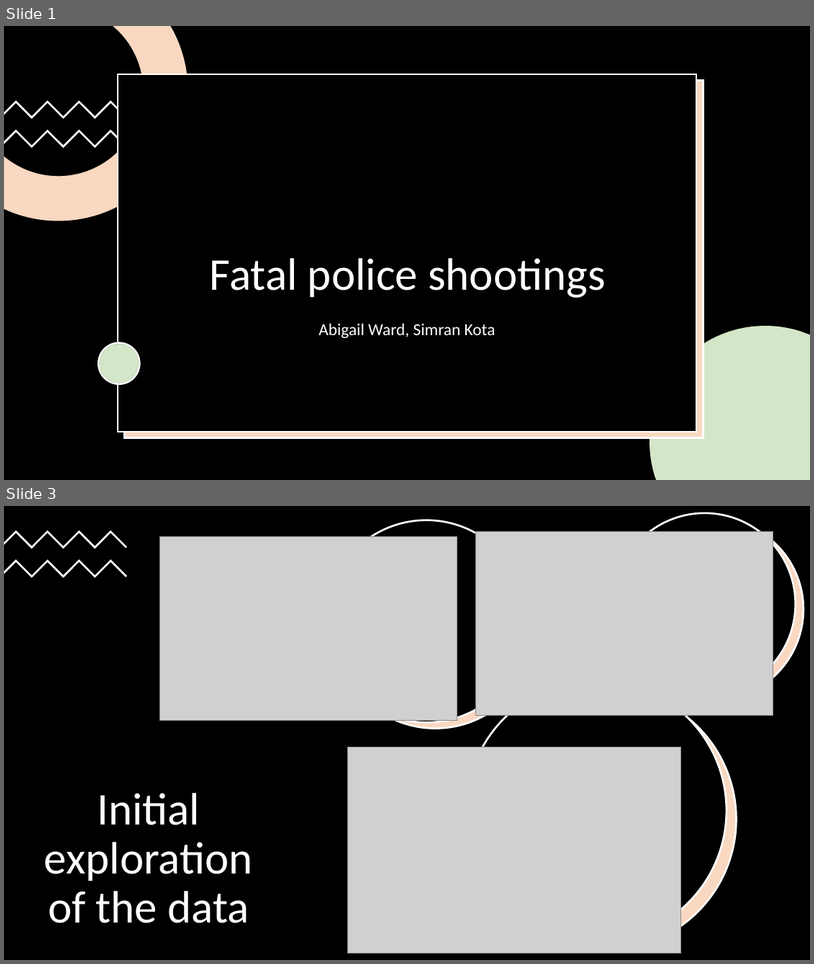
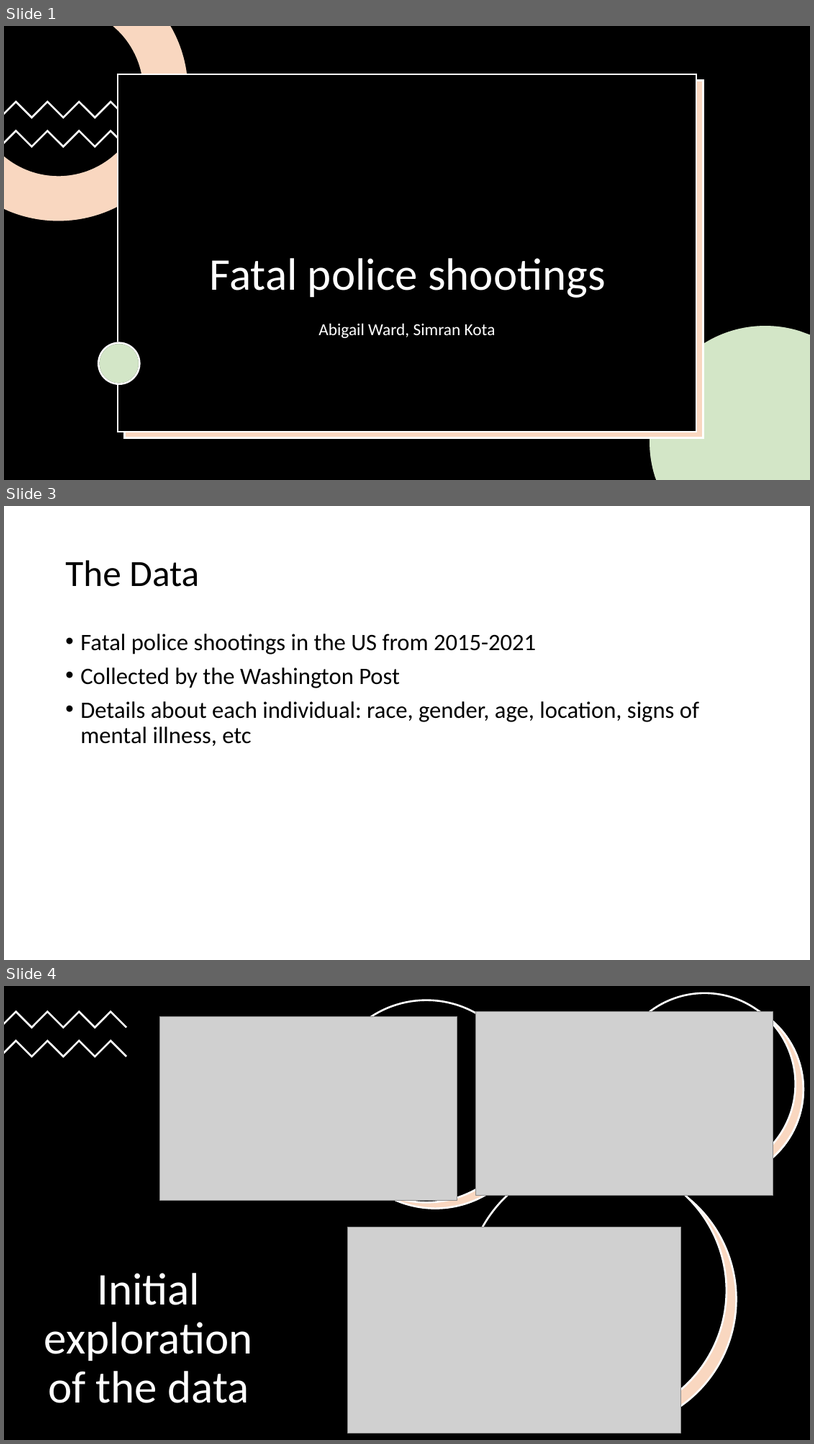
Before and after one commit to simrankota/comp4441_final, a slide deck: Final4441_presentation.pptx. Shown one above the other, each under a label of ours: slides 1 and 3 before the commit, slides 1, 3 and 4 after it; the slides between them are not shown. The pictures are 814x964 and 814x1444 pixels, drawn with LibreOffice and Linux fonts; fonts in the diff are those of the drawing; grey boxes stand for pictures. Boxes give left, top, right and bottom in pixels: in the first picture for what was removed or moved away, otherwise in the second. Text is boxed around its words. In the diff, an @@ line names an element or a change of style, - is before the commit and + after.

```diff
--- a/Final4441_presentation.pptx
+++ b/Final4441_presentation.pptx
@@ slide 3 added at (4,506,810,960), background #FFFFFF @@
@@ title added at (65,560,199,587), 44 pt, text #000000 @@
+The Data
@@ text added at (80,633,700,746), 28 pt, text #000000 @@
+• Fatal police shootings in the US from 2015-2021
+• Collected by the Washington Post
+• Details about each individual: race, gender, age, location, signs of mental illness, etc
@@ what was slide 3 is now slide 4 @@
```
Also in this commit, not shown: 1 slide changed.
